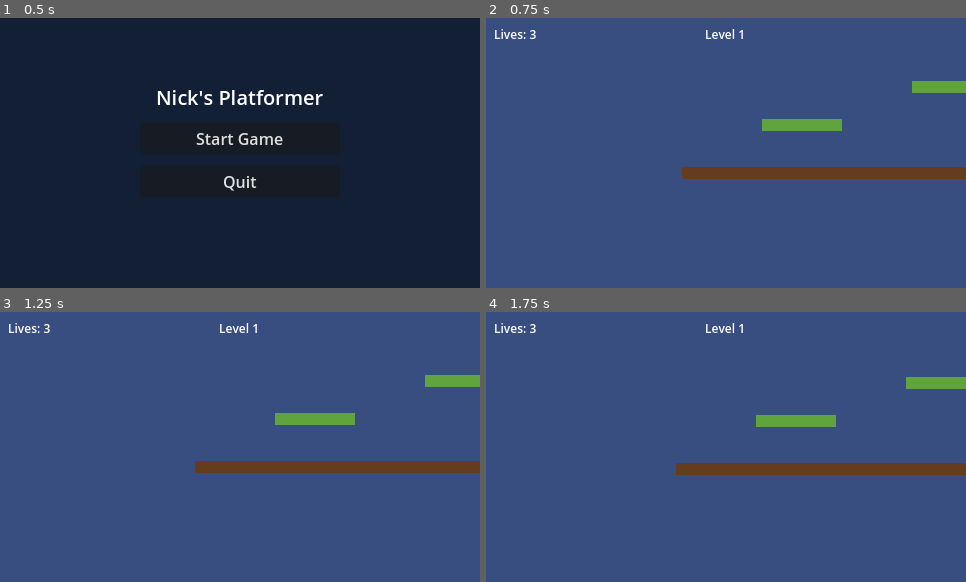
Above: before the commit, frames 1-4 (two rows, left to right).
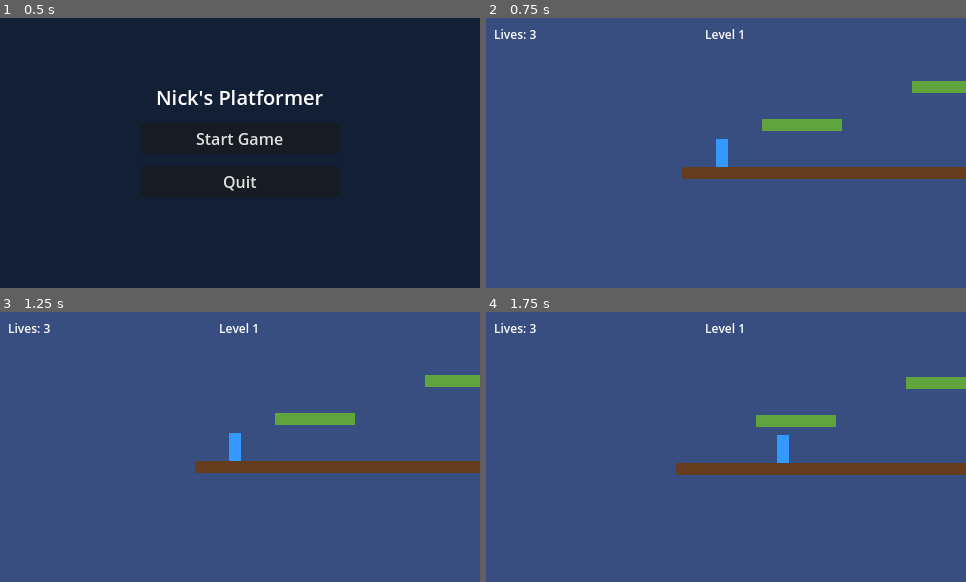
Above: after the commit, the same moments.

Repository: nsmaassel/platformer-game
Game: Godot game, scene res://scenes/main_menu.tscn
Two runs of this game, one before a commit and one after it. Both use one fixed random seed, a clock stepped at 60 frames per second and the inputs below.
Inputs:
- Up to frame 1 (0.5 s): no input
- Up to frame 2 (0.75 s): click "Start Game" at 0.5 s
- Up to frame 3 (1.25 s): no input
- Up to frame 4 (1.75 s): tap Enter at 1.25 s; hold D (move_right) from 1.28 s (still down); tap Space (jump) at 1.52 s

Frame 1 is identical in both runs. In frame 2, 0.3% of the frame differs, in the area x 47-51%, y 44-56%; in frame 3, 0.3%; in frame 4, 0.3%.

Commit message:
fix: add blue rectangle placeholder so player is visible without sprites

Diff:
--- a/scenes/player.tscn
+++ b/scenes/player.tscn
@@ -49,6 +49,11 @@
 [node name="AnimatedSprite2D" type="AnimatedSprite2D" parent="."]
 texture_filter = 1
 sprite_frames = SubResource("SpriteFrames_player")
+visible = false
+
+[node name="Placeholder" type="Polygon2D" parent="."]
+polygon = PackedVector2Array(-6, -14, 6, -14, 6, 14, -6, 14)
+color = Color(0.2, 0.6, 1.0, 1.0)
 
 [node name="Camera2D" type="Camera2D" parent="."]
 position_smoothing_enabled = true
--- a/scripts/player.gd
+++ b/scripts/player.gd
@@ -19,14 +19,22 @@
 var _invincible: bool = false
 
 @onready var _sprite: AnimatedSprite2D = $AnimatedSprite2D
+@onready var _placeholder: Polygon2D = $Placeholder
 @onready var _stomp_area: Area2D = $StompArea
 @onready var _hurt_area: Area2D = $HurtArea
+
+var _has_sprites: bool = false
 
 
 func _ready() -> void:
 	add_to_group("player")
 	_stomp_area.body_entered.connect(_on_stomp)
 	_hurt_area.body_entered.connect(_on_hurt)
+
+	# Use real sprites if any frames are loaded, otherwise show placeholder
+	_has_sprites = _sprite.sprite_frames != null and _sprite.sprite_frames.get_animation_names().size() > 0 and _sprite.sprite_frames.get_frame_count("idle") > 0
+	_sprite.visible = _has_sprites
+	_placeholder.visible = not _has_sprites
 
 	# Respawn at checkpoint if one was set
 	if GameState.checkpoint_position != Vector2.ZERO:
@@ -79,6 +87,10 @@
 
 
 func _update_animation() -> void:
+	if not _has_sprites:
+		# Flip placeholder to face direction
+		_placeholder.scale.x = -1.0 if _sprite.flip_h else 1.0
+		return
 	if not is_on_floor():
 		if velocity.y < 0.0:
 			_sprite.play("jump")
